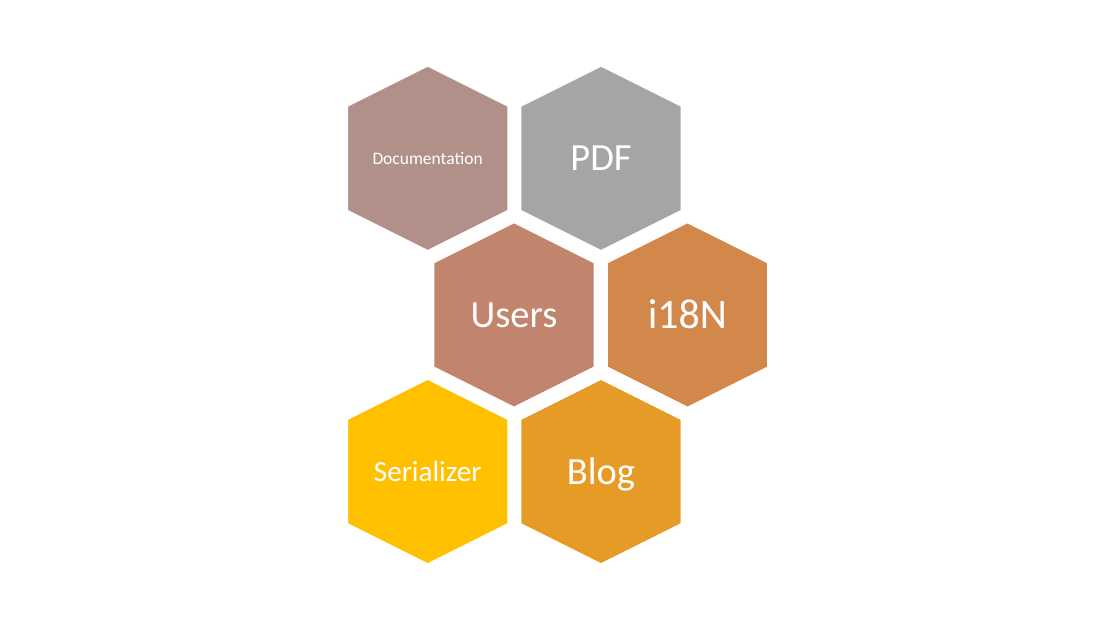
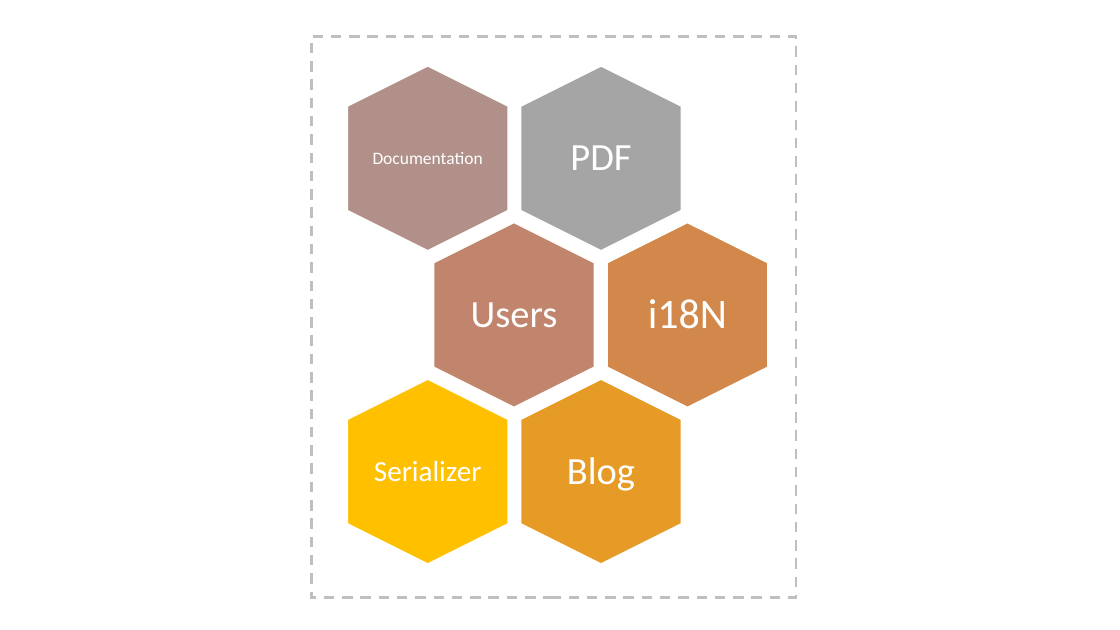
Before and after one commit to maxpou-slides/maxpou-slides.github.io, a slide deck: slide 2 of slides/symfony2-basics-conserto/img/schema.pptx. Drawn at 1120x630 pixels with LibreOffice and Linux fonts; fonts in the diff are those of the drawing. Boxes give left, top, right and bottom in pixels: in the first picture for what was removed or moved away, otherwise in the second. Text is boxed around its words. In the diff, an @@ line names an element or a change of style, - is before the commit and + after.

```diff
--- a/slides/symfony2-basics-conserto/img/schema.pptx
+++ b/slides/symfony2-basics-conserto/img/schema.pptx
@@ rectangle added at [312,36,797,597], outline #BFBFBF 2.25 pt dashed @@
```
Also in this commit, not shown: 1 slide added, 5 other files.
